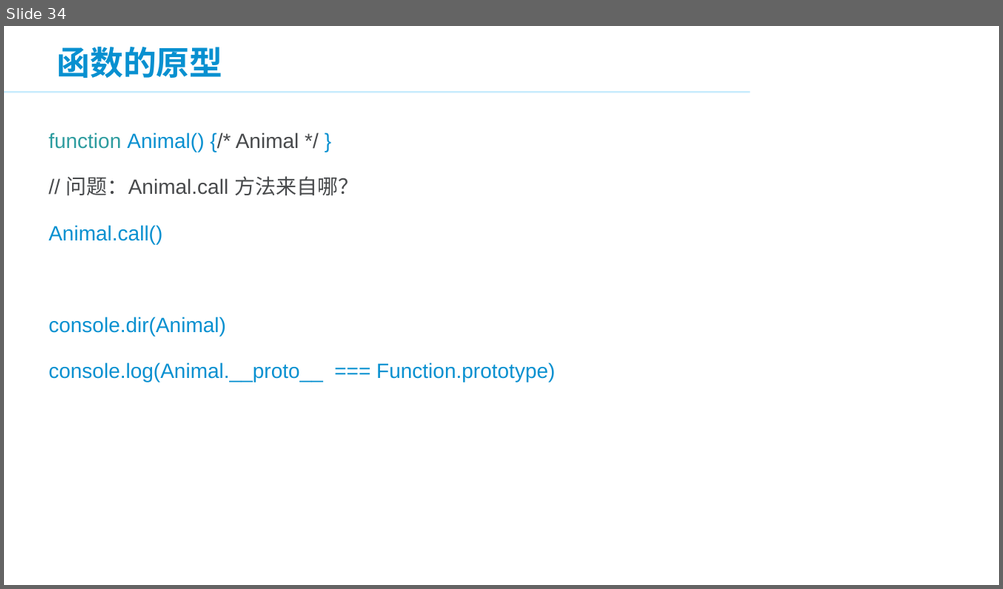
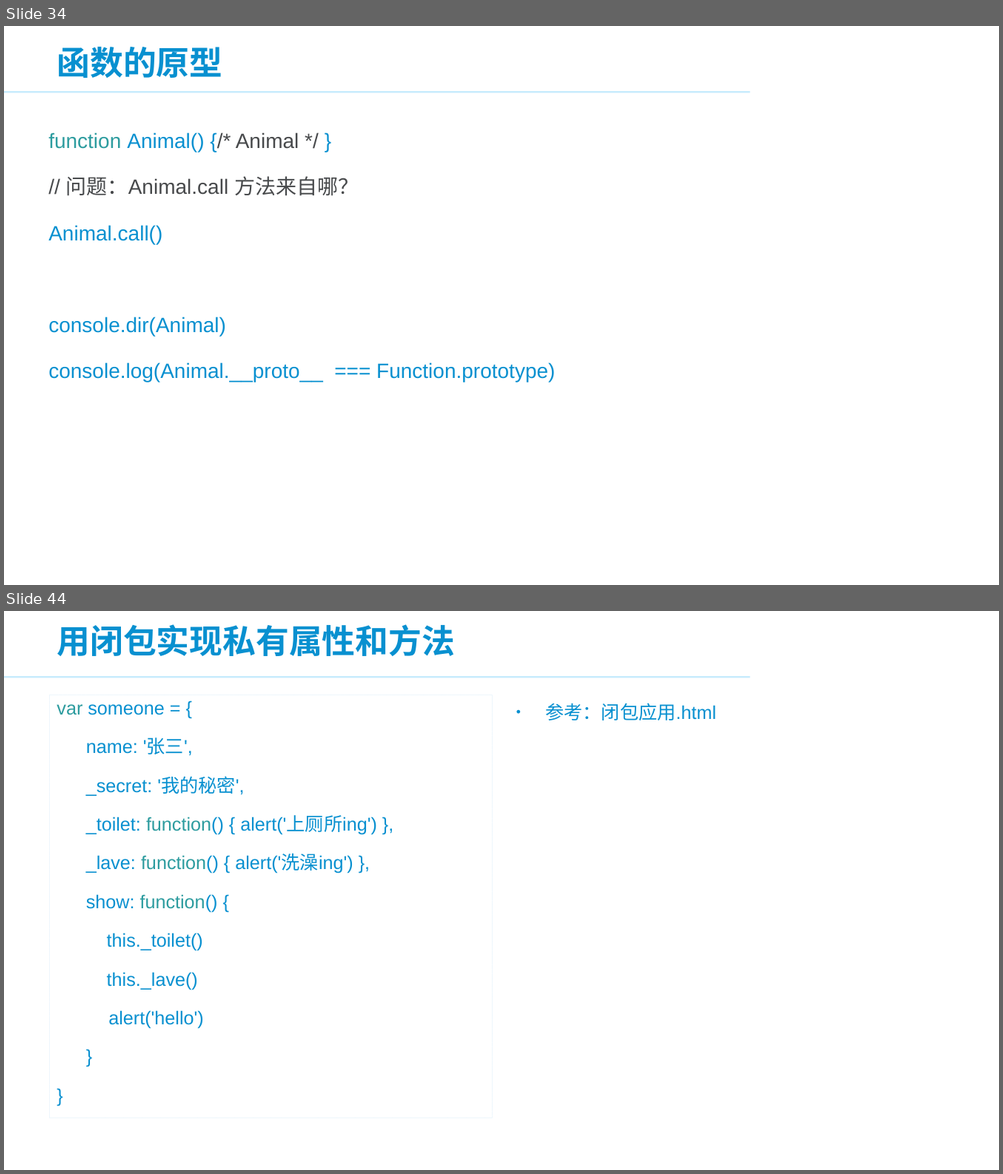
Before and after one commit to panxuepeng/javascript, a slide deck: ppt/JavaScript 高级部分.ppt. Shown one above the other, each under a label of ours: slide 34 before the commit, slides 34 and 44 after it; the slides between them are not shown. The pictures are 1003x589 and 1003x1174 pixels, drawn with LibreOffice and Linux fonts; fonts in the diff are those of the drawing; background and template pictures are left out. Boxes give left, top, right and bottom in pixels: in the first picture for what was removed or moved away, otherwise in the second. Text is boxed around its words. In the diff, an @@ line names an element or a change of style, - is before the commit and + after.

```diff
--- a/ppt/JavaScript 高级部分.ppt
+++ b/ppt/JavaScript 高级部分.ppt
@@ slide 44 added at (4,611,999,1170), background #FFFFFF; not listed: 2 template elements that a slide beside it also shows @@
@@ title added at (57,624,455,656), 32 pt, text #0890D0, bold @@
+用闭包实现私有属性和方法
@@ text added at (49,695,492,1118), outline #EAF5FC 0.74 pt, 18 pt, text #0890D0 @@
+var someone = {
+name: '张三',
+_secret: '我的秘密',
+_toilet: function() { alert('上厕所ing') },
+_lave: function() { alert('洗澡ing') },
+show: function() {
+this._toilet()
+this._lave()
+alert('hello')
+}
+}
@@ text added at (545,703,716,721), 18 pt, text #0890D0 @@
+• 参考：闭包应用.html
```
Also in this commit, not shown: 9 other slides added, 14 slides removed, 6 other files.
